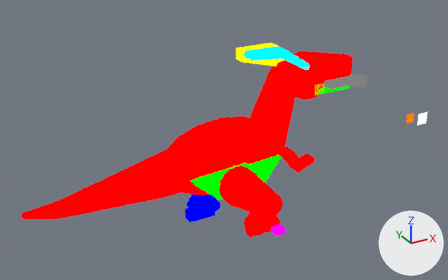
The Blender file assets-source/blender/motion/parasaurolophus-walk.blend as it was, and as the next commit left it.
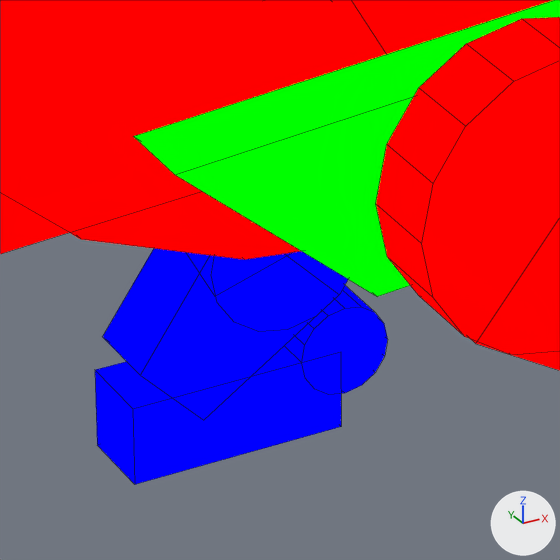
Each version is shown whole from a camera (50 mm lens) standing at (-2.0, -89.5, 61.8) and looking at (41.7, -10.1, 22.1), then close up on the part from 39% to 54% of the width and 59% to 83% of the height. The lights are fixed; the arrows at lower right show +X, +Y and +Z. The first two pictures are the older version. Both versions are drawn at full value of the shape key 'walk_04' of 'DinoTycoon_Motion_parasaurolophus_walk_far_tip'; the numbers are the values there. The close-ups show mesh edges as thin lines.

The older version as bpy lines, for what is in view:
```python
ob_dinotycoon_motion_parasaurolophus_walk_far_tip = bpy.data.objects.new('DinoTycoon_Motion_parasaurolophus_walk_far_tip', me_dinotycoon_motion_parasaurolophus_walk_sample_far_tip)
ob_dinotycoon_motion_parasaurolophus_walk_far_tip.location = (0.0, 0.0, 0.0)
ob_dinotycoon_motion_parasaurolophus_walk_near_0 = bpy.data.objects.new('DinoTycoon_Motion_parasaurolophus_walk_near_0', me_dinotycoon_motion_parasaurolophus_walk_sample_near_0)
ob_dinotycoon_motion_parasaurolophus_walk_near_0.location = (0.0, 0.0, 0.0)
ob_dinotycoon_motion_parasaurolophus_walk_tail = bpy.data.objects.new('DinoTycoon_Motion_parasaurolophus_walk_tail', me_dinotycoon_motion_parasaurolophus_walk_sample_tail)
ob_dinotycoon_motion_parasaurolophus_walk_tail.location = (0.0, 0.0, 0.0)
# also in view: 'DinoTycoon_Motion_parasaurolophus_walk_belly' at (48.8, -2.0, 9.8); 'DinoTycoon_Motion_parasaurolophus_walk_trunk' at (47.0, 0.0, 14.0); 'DinoTycoon_Motion_parasaurolophus_walk_far_1' at (44.3, 4.0, 3.7); 'DinoTycoon_Motion_parasaurolophus_walk_far_foot' at (44.2, 4.0, 1.0); 'DinoTycoon_Motion_parasaurolophus_walk_near_joint_0' at (47.0, -6.0, 10.5)
```
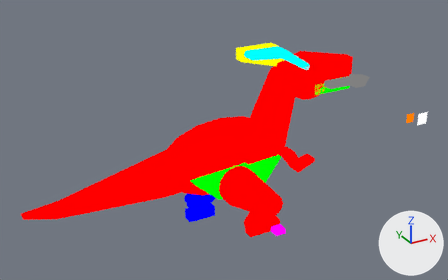
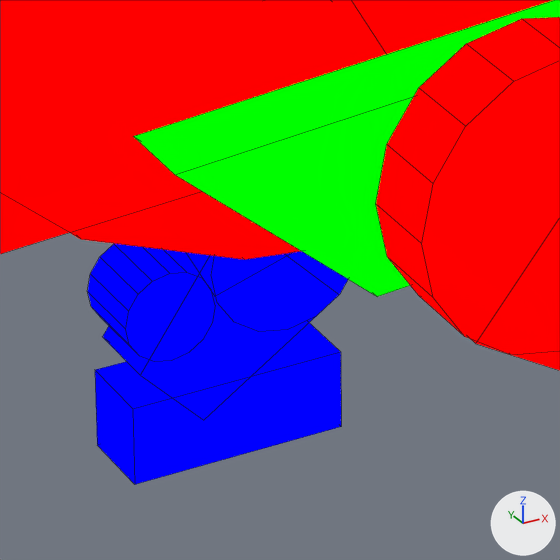
Diff of the bpy script that builds the scene:
```diff
--- a/assets-source/blender/motion/parasaurolophus-walk.blend.py
+++ b/assets-source/blender/motion/parasaurolophus-walk.blend.py
@@ me_dinotycoon_motion_parasaurolophus_walk_sample_far_tip @@
 # used by ob_dinotycoon_motion_parasaurolophus_walk_far_tip; location = (0.0, 0.0, 0.0)
-me_dinotycoon_motion_parasaurolophus_walk_sample_far_tip.from_pydata(...)  # 32 vertices, 18 faces; spans x 45.84..48.11, y 3.0..5.0, z 0.87..3.13
+me_dinotycoon_motion_parasaurolophus_walk_sample_far_tip.from_pydata(...)  # 32 vertices, 18 faces; spans x 41.38..43.64, y 3.0..5.0, z 2.97..5.23
+# me_dinotycoon_motion_parasaurolophus_walk_sample_far_tip part 1: the whole mesh is moved by (-4.46, 0.0, 2.1)
 me_dinotycoon_motion_parasaurolophus_walk_sample_far_tip.materials.append(mat_dinotycoon_role_f)
```

Where the change shows, as pixel boxes (x1, y1, x2, y2) in the close-ups (560 x 560 px):
'DinoTycoon_Motion_parasaurolophus_walk_far_tip', moved
    before: (285, 286, 388, 394)
    after: (88, 244, 215, 362)
